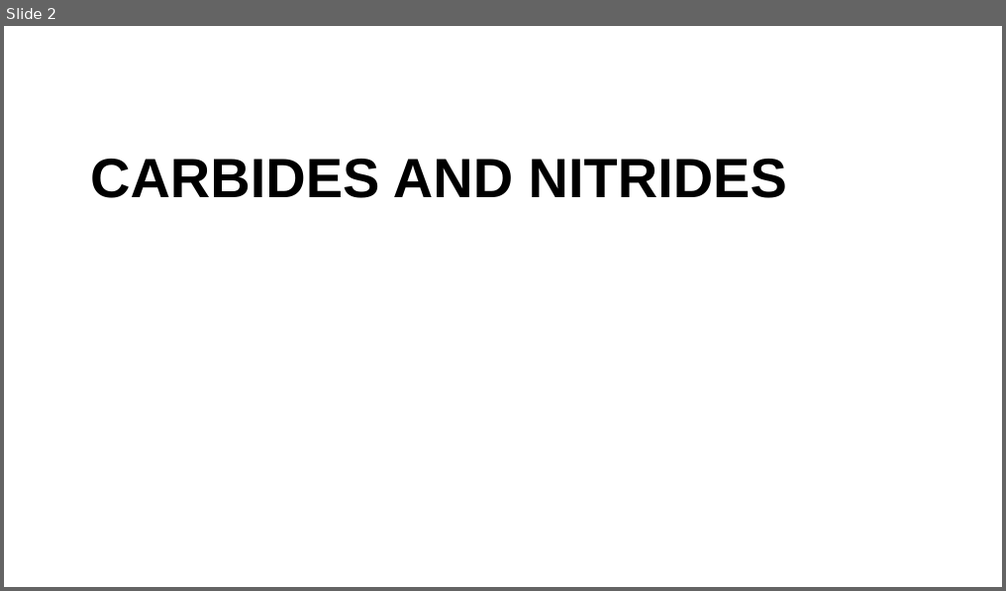
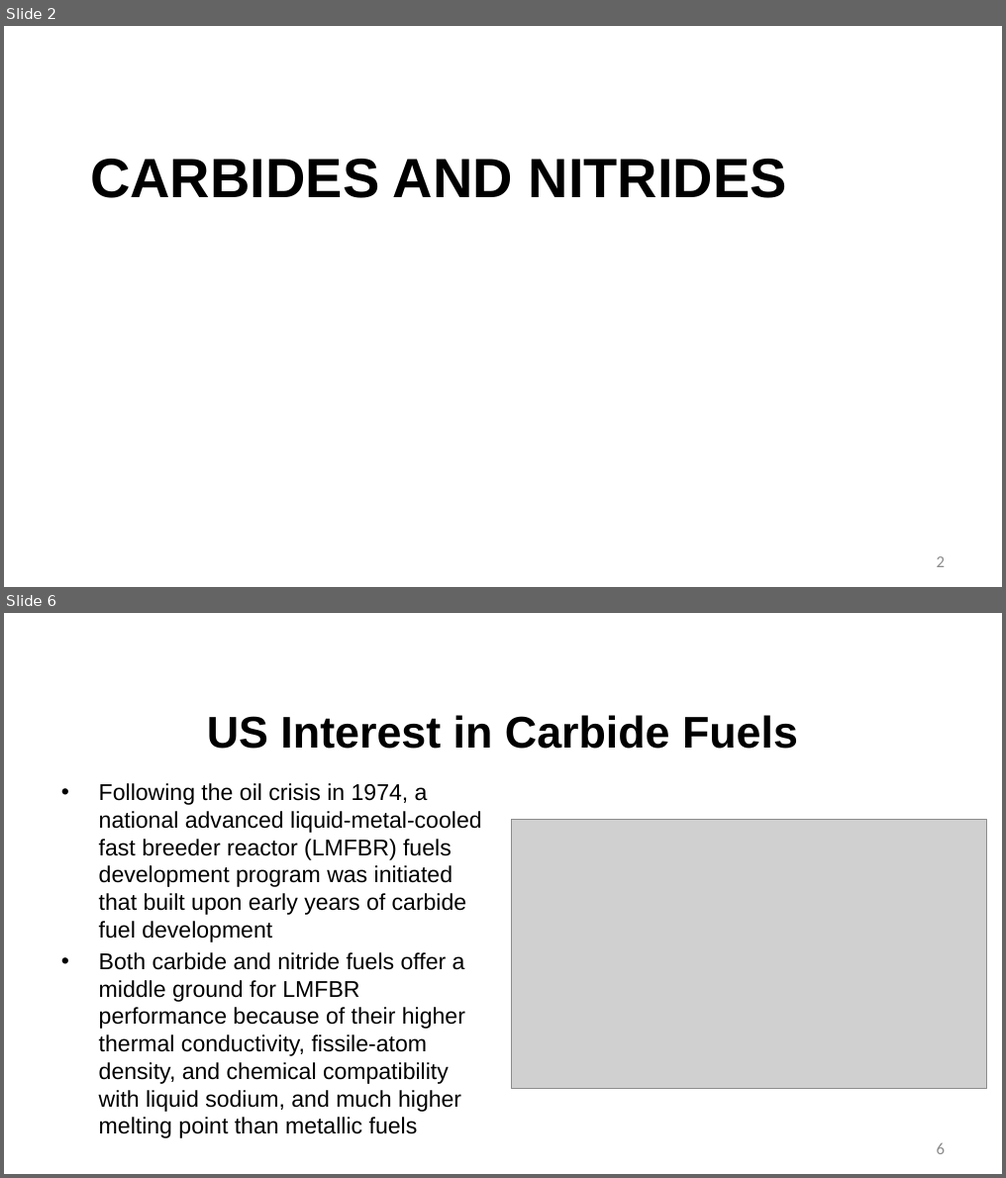
Before and after one commit to benbeeler/TEACHING, a slide deck: Advanced Reactor Materials/LecX_carbide_nitride.pptx. Shown one above the other, each under a label of ours: slide 2 before the commit, slides 2 and 6 after it; the slides between them are not shown. The pictures are 1006x591 and 1006x1178 pixels, drawn with LibreOffice and Linux fonts; fonts in the diff are those of the drawing; grey boxes stand for pictures; background and template pictures are left out. Boxes give left, top, right and bottom in pixels: in the first picture for what was removed or moved away, otherwise in the second. Text is boxed around its words. In the diff, an @@ line names an element or a change of style, - is before the commit and + after.

```diff
--- a/Advanced Reactor Materials/LecX_carbide_nitride.pptx
+++ b/Advanced Reactor Materials/LecX_carbide_nitride.pptx
@@ slide 6 added at (4, 613, 1002, 1174), background #FFFFFF @@
@@ title added at (207, 715, 798, 749), 42.7 pt, text #000000, bold @@
+US Interest in Carbide Fuels
@@ text added at (99, 783, 481, 1112), 22 pt, text #000000 @@
+• Following the oil crisis in 1974, a national advanced liquid-metal-cooled fast breeder reactor (LMFBR) fuels development program was initiated that built upon early years of carbide fuel development
+• Both carbide and nitride fuels offer a middle ground for LMFBR performance because of their higher thermal conductivity, fissile-atom density, and chemical compatibility with liquid sodium, and much higher melting point than metallic fuels
@@ picture added at (512, 820, 987, 1089) @@
@@ page number added at (937, 1144, 944, 1155), 16 pt, text #8C8C8C @@
+6
@@ slide 2 changed as well @@
@@ page number added at (937, 557, 944, 568), 16 pt, text #8C8C8C @@
+2
```
Also in this commit, not shown: 1 other slide changed, 8 other slides added, 2 other files.
